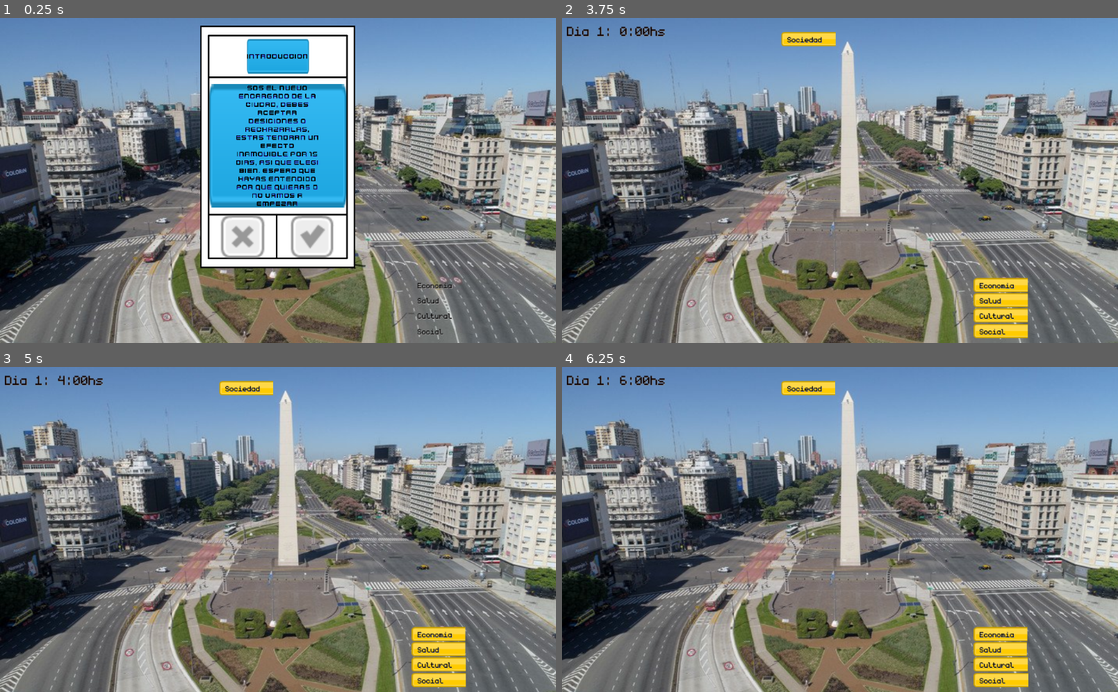
Above: before the commit, frames 1-4 (two rows, left to right).
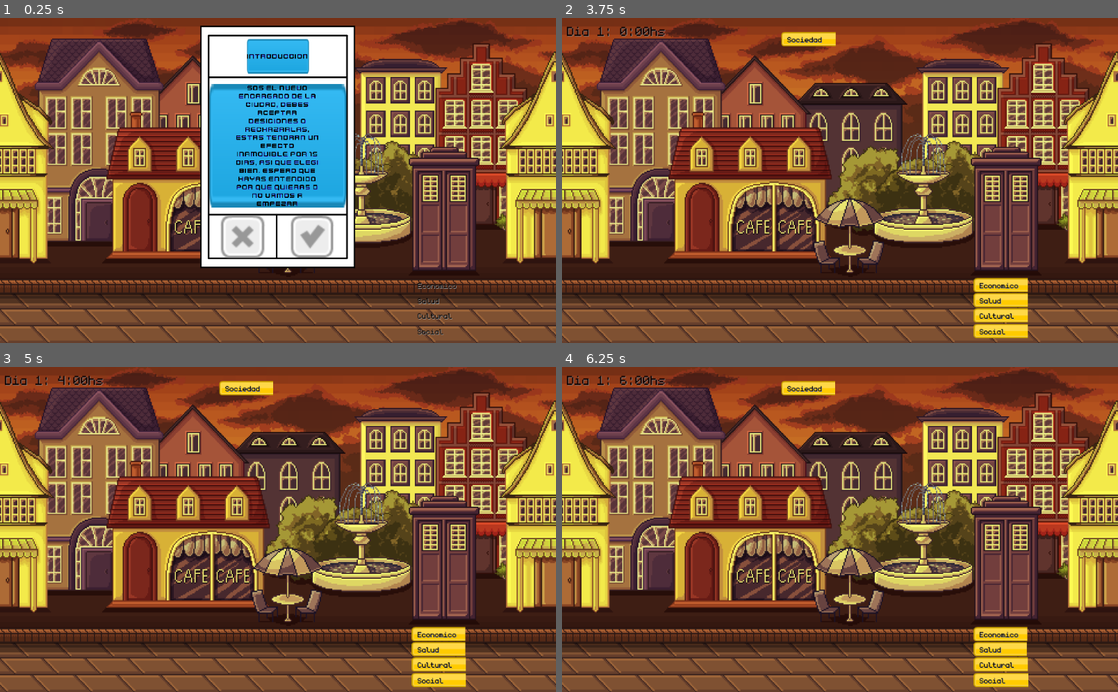
Above: after the commit, the same moments.

Repository: compumundohipermegaredUNQ/SimCovid-21
Game: Godot game, scene res://Main.tscn
Two runs of this game, one before a commit and one after it. Both use one fixed random seed, a clock stepped at 60 frames per second and the inputs below.
Inputs (mouse positions are in pixels of both pictures, inside the frame that each line leads up to):
- Up to frame 1 (0.25 s): no input
- Up to frame 2 (3.75 s): click (873, 235) at 0.5 s; click (806, 235) at 1.25 s; click (873, 235) at 2 s; click (806, 235) at 2.75 s; click (873, 235) at 3.5 s
- Up to frame 3 (5 s): tap Enter at 4.25 s
- Up to frame 4 (6.25 s): tap Space at 5 s; tap Enter at 5.75 s

The runs differ from the first frame. In frame 1, 79% of the frame differs, in the area x 0-100%, y 0-100%; in frame 2, 97%; in frame 3, 97%; in frame 4, 97%.

Commit message:
Agregada carta al 70 porciento * Agregado background nuevo * Agregada probabilidad para carta de 70 porciento * Leves modificaciones al cardDataBase

Diff:
--- a/Main.tscn
+++ b/Main.tscn
@@ -1,6 +1,6 @@
 [gd_scene load_steps=6 format=2]
 
-[ext_resource path="res://assets/City/background.jpg" type="Texture" id=1]
+[ext_resource path="res://assets/City/City4.png" type="Texture" id=1]
 [ext_resource path="res://src/Main.gd" type="Script" id=2]
 [ext_resource path="res://src/Bar/HealthBarGroup.tscn" type="PackedScene" id=3]
 [ext_resource path="res://src/Clock/Clock.tscn" type="PackedScene" id=4]
@@ -13,12 +13,10 @@
 }
 
 [node name="TextureRect" type="TextureRect" parent="."]
-anchor_right = 1.011
-anchor_bottom = 1.012
-margin_right = -0.264038
-margin_bottom = -0.200073
+anchor_right = 1.0
+anchor_bottom = 1.0
 texture = ExtResource( 1 )
-stretch_mode = 1
+expand = true
 __meta__ = {
 "_edit_use_anchors_": false
 }
--- a/project.godot
+++ b/project.godot
@@ -23,6 +23,7 @@
 
 CardsDatabaseDeck="*res://src/Card/CardsDatabase.gd"
 DeckOfCards="*res://src/DeckOfCards/DeckOfCards.gd"
+GoodEventDecider="*res://src/Card/GoodEventDecider.gd"
 
 [display]
 
--- a/src/Bar/HealthBar.gd
+++ b/src/Bar/HealthBar.gd
@@ -1,6 +1,7 @@
 extends Node2D
 
 signal low_bar(bar_type)
+signal high_bar(bar_type)
 
 var bar_red = preload("res://assets/Bar/barHorizontal_red.png")
 var bar_green = preload("res://assets/Bar/barHorizontal_green.png")
@@ -12,12 +13,14 @@
 
 onready var healthbar = $HealthBar
 onready var healthbar_textlabel = $HealthBarLabel
+onready var good_event_decider = GoodEventDecider
 
 var global_clock
 var speed_multiplier
 var remaining_ticks_before_emit = 10
 
 func initialize(timer:Timer, clock:Node2D, deck_multiplier):
+	good_event_decider.set_timer(timer)
 	speed_multiplier = 1
 	multiplier = deck_multiplier
 	global_clock = clock
@@ -25,6 +28,7 @@
 	_update_value()
 	timer.connect("timeout", self, "_update_value")
 	self.connect("low_bar", DeckOfCards, "raise_low_card")
+	self.connect("high_bar", DeckOfCards, "raise_high_card")
 
 func set_value(value:float):
 	healthbar.value = value
@@ -45,13 +49,23 @@
 func _is_low():
 	return healthbar.value < healthbar.max_value * 0.30
 
+func _is_high():
+	return healthbar.value > healthbar.max_value * 0.70
+
 func _update_value():
 	healthbar.value = healthbar.value + speed_multiplier * multiplier
+	print(healthbar.value)
 	remaining_ticks_before_emit = clamp(remaining_ticks_before_emit-1, 0, 10)
-	if _can_emit() && _is_low():
-		_restart_emit_count()
-		emit_signal("low_bar", healthbar_textlabel.text)
+	if _can_emit():
+		if _is_low():
+			_restart_emit_count()
+			emit_signal("low_bar", healthbar_textlabel.text)
+		if !_is_at_max_value() && _is_high() && GoodEventDecider.can_emit():
+			emit_signal("high_bar", healthbar_textlabel.text)
 	_update_healthbar()
+
+func _is_at_max_value():
+	return healthbar.value == healthbar.max_value
 
 func _can_emit():
 	return remaining_ticks_before_emit == 0
--- a/src/Bar/HealthBarGroup.tscn
+++ b/src/Bar/HealthBarGroup.tscn
@@ -8,7 +8,7 @@
 
 [node name="EconomiaBar" parent="." instance=ExtResource( 1 )]
 position = Vector2( 757.4, 480.414 )
-label = "Economia"
+label = "Economico"
 percentage = 0.3
 
 [node name="SaludBar" parent="." instance=ExtResource( 1 )]
--- a/src/Card/CardsDatabase.gd
+++ b/src/Card/CardsDatabase.gd
@@ -127,6 +127,9 @@
 
 func _get_deck():
 	return current_deck
+
+func _get_used_deck():
+	return current_used_deck
 
 func _set_current_used_deck(deck):
 	current_used_deck = deck
@@ -151,13 +154,13 @@
 	return card
 
 func get_next_initial_card():
-	var card_type = current_deck.keys().front()
-	var card = _get_card_instance_from_info(card_type, current_deck[card_type])
-	current_deck.erase(card_type)
+	var card_type = _get_deck().keys().front()
+	var card = _get_card_instance_from_info(card_type, _get_deck()[card_type])
+	_get_deck().erase(card_type)
 	return card
 
 func has_more_initial_cards():
-	return !current_deck.keys().empty()
+	return !_get_deck().keys().empty()
 
 # Retorna una carta random de un tipo de carta random.
 func get_random_card_and_type():
@@ -184,7 +187,7 @@
 	var card_info = cards[index]
 	cards.remove(index)
 	if move_to_used:
-		USED_RANDOM_DECK[card_type].append(card_info)
+		_get_used_deck()[card_type].append(card_info)
 	if _get_deck()[card_type].empty():
 		_get_deck().erase(card_type)
 	return _get_card_instance_from_info(card_type, card_info)
@@ -195,19 +198,27 @@
 	if get_types().has(card_type):
 		return _get_random_card(card_type, move_to_used)
 	else:
-		var card_info = _get_random(current_used_deck[card_type])
+		var card_info = _get_random(_get_used_deck()[card_type])
 		return _get_card_instance_from_info(card_type, card_info)
 
 # Retorno carta random de evento negativo
 func get_low_event_card_from_type(card_type:String):
 	_set_deck(BAD_EVENT_DECK)
 	_set_current_used_deck(USED_BAD_EVENT_DECK)
-	var card = get_random_card_from_type(card_type, false)
+	var card = get_random_card_from_type(card_type)
 	_set_deck(RANDOM_DECK)
 	_set_current_used_deck(USED_RANDOM_DECK)
 	return card
 
+func get_good_event_card_from_type(card_type:String):
+	_set_deck(GOOD_EVENT_DECK)
+	_set_current_used_deck(USED_GOOD_EVENT_DECK)
+	var card = get_random_card_from_type(card_type)
+	_set_deck(RANDOM_DECK)
+	_set_current_used_deck(USED_RANDOM_DECK)
+	return card
+
 func _restart_deck():
-	RANDOM_DECK = USED_RANDOM_DECK
-	for num in USED_RANDOM_DECK.keys():
-		USED_RANDOM_DECK[num] = []
+	_set_deck(_get_used_deck())
+	for key in _get_used_deck().keys():
+		_get_used_deck()[key] = []
--- /dev/null
+++ b/src/Card/GoodEventDecider.gd
@@ -0,0 +1,30 @@
+extends Node
+
+onready var rng = RandomNumberGenerator.new()
+
+const TICK_COUNT = 15
+
+var global_timer;
+var remaining_ticks_before_emit = TICK_COUNT
+var good_event_percentage_chances = 0.4
+
+func set_timer(timer:Timer):
+	if !global_timer:
+		global_timer = timer
+		global_timer.connect("timeout", self, "_update_can_emit")
+
+func _update_can_emit():
+	remaining_ticks_before_emit = clamp(remaining_ticks_before_emit-1, 0, TICK_COUNT)
+
+func _restart_emit_count():
+	remaining_ticks_before_emit = TICK_COUNT
+
+func can_emit():
+	if remaining_ticks_before_emit == 0:
+		rng.randomize()
+		var random = rng.randf()
+		var can_emit = random <= good_event_percentage_chances
+		print("Can emit good event?")
+		print(can_emit)
+		_restart_emit_count()
+		return can_emit
--- a/src/Clock/Clock.gd
+++ b/src/Clock/Clock.gd
@@ -13,10 +13,8 @@
 signal morning
 
 func morningCard():
-#	print("Antes del if")
 	if(hour_count == 8 ):
 		emit_signal("morning")
-#		print("Despues del if y la señal")
 
 func initialize(timer:Timer):
 	set_seconds_per_day(seconds_per_day)
--- a/src/DeckOfCards/DeckOfCards.gd
+++ b/src/DeckOfCards/DeckOfCards.gd
@@ -46,5 +46,7 @@
 	var card = CardsDatabaseDeck.get_low_event_card_from_type(card_type)
 	parent.add_child(card)
 
-func _on_Clock_morning():
-	raise_card()
+func raise_high_card(card_type):
+	main_timer.stop()
+	var card = CardsDatabaseDeck.get_good_event_card_from_type(card_type)
+	parent.add_child(card)
Binary file added: assets/Bar/white_square_64x64.png
Not shown, added: assets/Bar/white_square_64x64.png.import
Binary file added: assets/City/City4.png
Not shown, added: assets/City/City4.png.import
Binary file added: assets/City/Sky.png
Not shown, added: assets/City/Sky.png.import
Binary file added: assets/City/fountain&bush.png
Not shown, added: assets/City/fountain&bush.png.import
Binary file added: assets/City/houses.png
Not shown, added: assets/City/houses.png.import
Binary file added: assets/City/houses1.png
Not shown, added: assets/City/houses1.png.import
(and 6 more such lines)
